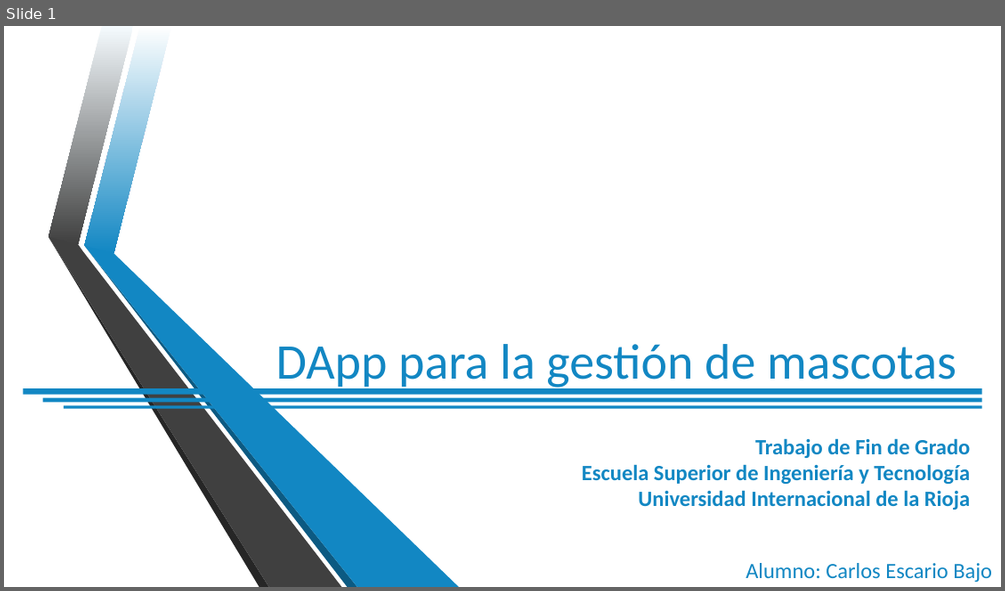
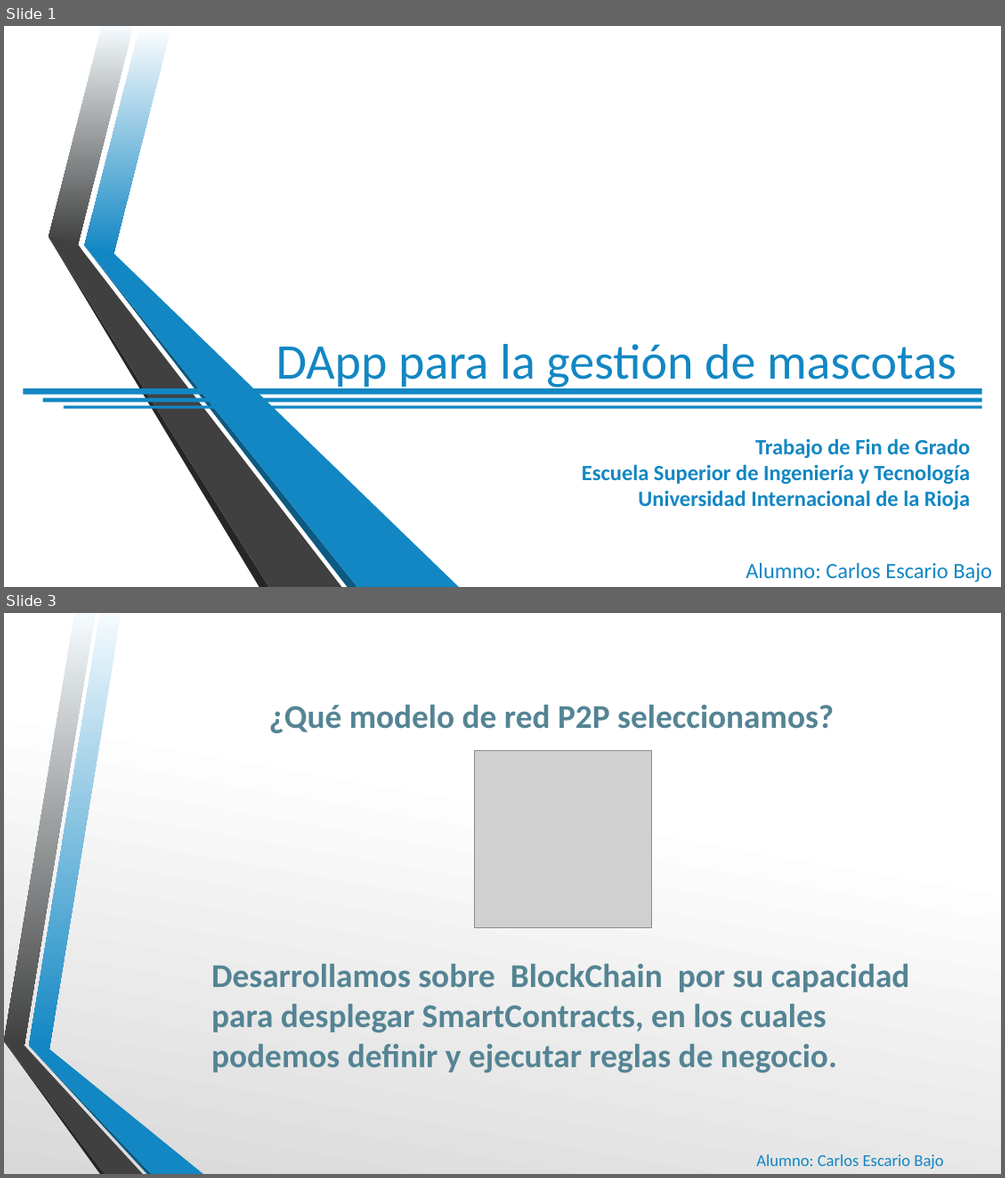
Before and after one commit to cescari/docs, a slide deck: Defensa TFG.pptx. Shown one above the other, each under a label of ours: slide 1 before the commit, slides 1 and 3 after it; the slides between them are not shown. The pictures are 1005x591 and 1005x1178 pixels, drawn with LibreOffice and Linux fonts; fonts in the diff are those of the drawing; grey boxes stand for pictures; background and template pictures are left out. Boxes give left, top, right and bottom in pixels: in the first picture for what was removed or moved away, otherwise in the second. Text is boxed around its words. In the diff, an @@ line names an element or a change of style, - is before the commit and + after.

```diff
--- a/Defensa TFG.pptx
+++ b/Defensa TFG.pptx
@@ slide 3 added at (4, 613, 1001, 1174), background gradient #FFFFFF to #D9D9D9 @@
@@ text added at (269, 705, 833, 733), 32 pt, text #548494, bold @@
+¿Qué modelo de red P2P seleccionamos?
@@ picture added at (474, 751, 652, 928) @@
@@ text added at (211, 964, 910, 1073), 32 pt, text #548494, bold @@
+Desarrollamos sobre BlockChain por su capacidad para desplegar SmartContracts, en los cuales podemos definir y ejecutar reglas de negocio.
@@ group added at (4, 613, 203, 1174): 6 freeform shapes @@
@@ text added at (756, 1154, 943, 1168), 16 pt, text #1287C3 @@
+Alumno: Carlos Escario Bajo
```
Also in this commit, not shown: 4 other slides added, 2 slides removed.
